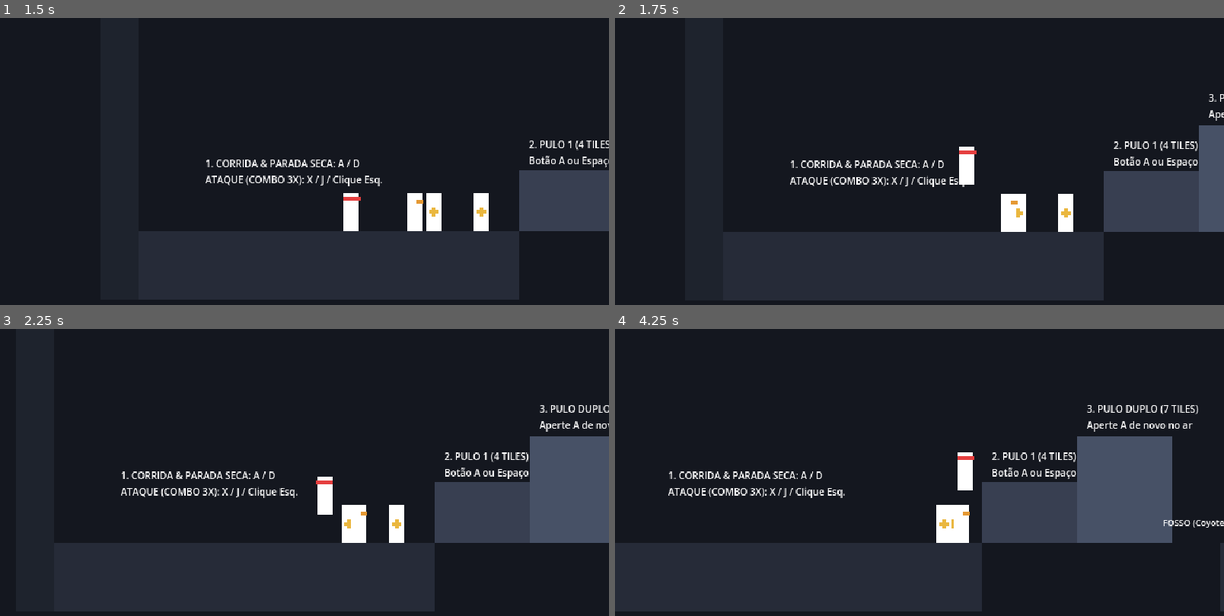
Above: before the commit, frames 1-4 (two rows, left to right).
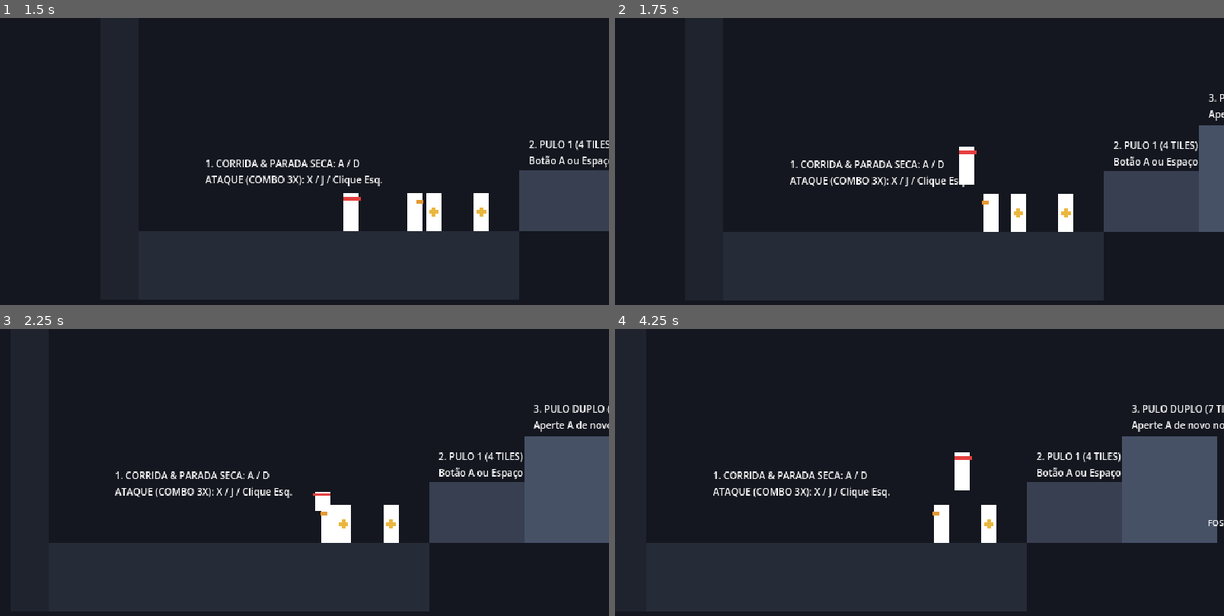
Above: after the commit, the same moments.

Repository: Theadrill/Godot-Roguelike-Prototype
Game: Godot game, scene res://src/world/movement_gym.tscn
Two runs of this game, one before a commit and one after it. Both use one fixed random seed, a clock stepped at 60 frames per second and the inputs below.
Inputs (mouse positions are in pixels of both pictures, inside the frame that each line leads up to):
- Up to frame 1 (1.5 s): tap A (move_left) at 0.5, 1.25 s; move the mouse to (438, 172) at 0.52 s; hold D (move_right) from 0.53 s (still down); click (438, 172) at 0.6 s; tap Space (jump) at 0.77 s; move the mouse to (182, 207) at 1.27 s; right-click (182, 207) at 1.35 s
- Up to frame 2 (1.75 s): keep holding D (move_right); tap Space (jump) at 1.52 s
- Up to frame 3 (2.25 s): tap A (move_left) at 2 s; move the mouse to (365, 423) at 2.02 s; release D (move_right) at 2.03 s; hold A (move_left) from 2.03 s (still down); tap Shift (roll) at 2.1 s
- Up to frame 4 (4.25 s): move the mouse to (889, 570) at 2.77 s; release A (move_left) at 2.78 s; hold D (move_right) from 2.78 s (still down); tap J at 2.85 s; click (889, 570) at 2.92 s; tap Space (jump) at 3.02, 3.77 s; tap A (move_left) at 3.5 s; move the mouse to (1102, 552) at 3.52 s; tap K at 3.6 s

Frame 1 is identical in both runs. In frame 2, 0.6% of the frame differs, in the area x 60-67%, y 61-75%; in frame 3, 3.7%; in frame 4, 10%, in the area x 8-100%, y 26-99%.

Commit message:
feat(ai): add rear proximity awareness and turn-on-hit for Soldier

Diff:
--- a/src/entities/enemies/soldier/soldier.gd
+++ b/src/entities/enemies/soldier/soldier.gd
@@ -11,6 +11,7 @@
 
 @export_group("Perception & Range")
 @export_range(50.0, 400.0, 10.0, "suffix:px") var spot_range: float = 160.0
+@export_range(20.0, 200.0, 5.0, "suffix:px") var back_awareness_range: float = 64.0
 @export_range(10.0, 100.0, 2.0, "suffix:px") var attack_range: float = 26.0
 @export_range(100.0, 600.0, 10.0, "suffix:px") var lose_target_range: float = 240.0
 
@@ -88,6 +89,22 @@
 		state_machine.transition_to("death")
 		return
 
+	# Acquire target on hit if null
+	if not target_player or not is_instance_valid(target_player):
+		var tree := get_tree()
+		if tree:
+			var players := tree.get_nodes_in_group("player")
+			if players.size() > 0 and players[0] is Player:
+				target_player = players[0] as Player
+			elif tree.current_scene:
+				var p := tree.current_scene.find_child("Player", true, false)
+				if p is Player:
+					target_player = p as Player
+
+	# Turn towards attacker based on knockback direction
+	if absf(knockback.x) > 1.0:
+		update_facing(-signf(knockback.x))
+
 	# Zero Hyper-Armor Rule:
 	# If NOT hyper-armored, take full knockback and get interrupted into HurtState!
 	if not is_hyper_armored:
--- a/src/entities/enemies/soldier/states/patrol_state.gd
+++ b/src/entities/enemies/soldier/states/patrol_state.gd
@@ -75,12 +75,12 @@
 	var to_player: Vector2 = player.global_position - soldier.global_position
 	var dist: float = to_player.length()
 
-	if dist > soldier.spot_range:
-		return false
+	var dir_to_player: float = signf(to_player.x)
+	var is_in_front: bool = (dir_to_player == float(soldier.facing_direction))
 
-	# Must be roughly in facing direction unless very close (within 32px)
-	var dir_to_player: float = signf(to_player.x)
-	if dist > 32.0 and dir_to_player != float(soldier.facing_direction):
+	# Range check: spot_range if in front, back_awareness_range if behind
+	var max_allowed_dist: float = soldier.spot_range if is_in_front else soldier.back_awareness_range
+	if dist > max_allowed_dist:
 		return false
 
 	# Check direct line of sight (no walls blocking)
@@ -93,6 +93,9 @@
 	var hit := space.intersect_ray(query)
 	if hit.is_empty():
 		soldier.target_player = player
+		# If sensed from behind, turn to face player immediately
+		if not is_in_front and dir_to_player != 0.0:
+			soldier.update_facing(dir_to_player)
 		return true
 
 	return false
